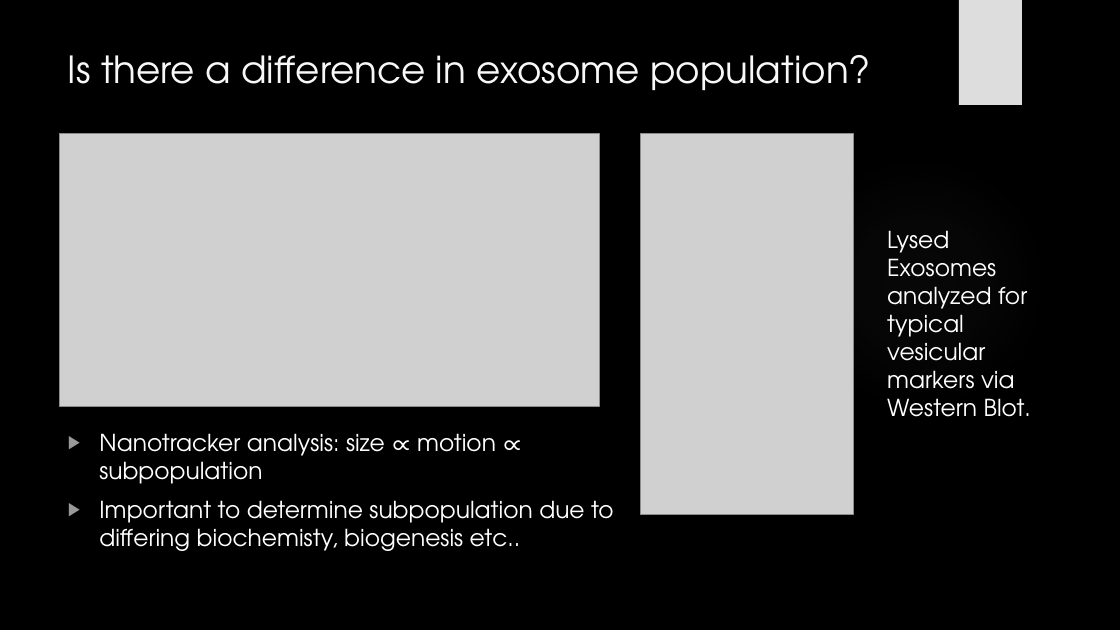
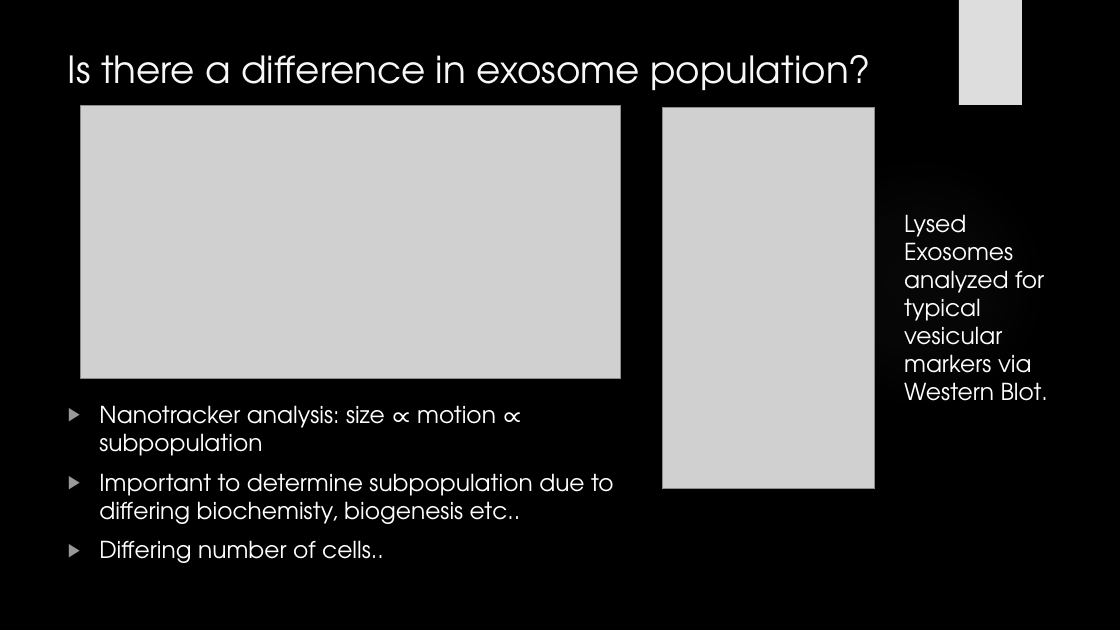
Before and after one commit to HarleyRobinson/Honours2, a slide deck: slide 6 of BackgroundInfo/JCslides.pptx. Drawn at 1120x630 pixels with LibreOffice and Linux fonts; fonts in the diff are those of the drawing; grey boxes stand for pictures; background and template pictures are left out. Boxes give left, top, right and bottom in pixels: in the first picture for what was removed or moved away, otherwise in the second. Text is boxed around its words. In the diff, an @@ line names an element or a change of style, - is before the commit and + after.

```diff
--- a/BackgroundInfo/JCslides.pptx
+++ b/BackgroundInfo/JCslides.pptx
@@ picture: place and size @@
-picture at bbox=[60, 134, 600, 407]
+picture at bbox=[81, 106, 621, 379]
@@ picture: place and size @@
-picture at bbox=[640, 134, 853, 515]
+picture at bbox=[662, 108, 875, 489]
@@ text "Lysed Exosomes analyzed for typical ...": place and size @@
-text "Lysed Exosomes analyzed for typical ..." at bbox=[887, 230, 1031, 417]
+text "Lysed Exosomes analyzed for typical ..." at bbox=[904, 214, 1048, 401]
@@ text "Nanotracker analysis: size ∝ motion ...": place and size @@
-text "Nanotracker analysis: size ∝ motion ..." at bbox=[99, 433, 614, 551]
+text "Nanotracker analysis: size ∝ motion ..." at bbox=[99, 405, 614, 563]
@@ text at bbox=[99, 540, 384, 563]: paragraph added @@
+▶ Differing number of cells..
```
Also in this commit, not shown: 5 other slides changed, 2 slides added, 1 slide removed, 2 other files.
